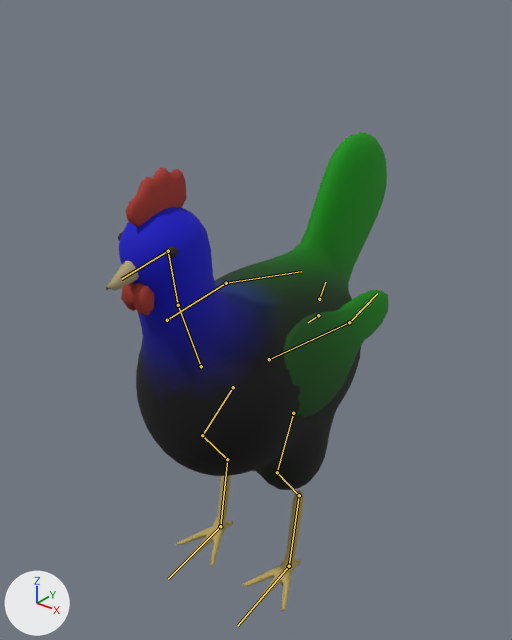
Before and after pictures for a commit that changed the glTF model assets/beast_hen.glb.
Camera for both pictures: a camera (50 mm lens) standing at (0.389, -0.487, 0.598) and looking at (-0.021, 0.025, 0.281). Every picture has the same lights, and +X, +Y and +Z are marked at lower left. The picture after the commit comes second. The bones that bend it are drawn over the model as lines.

In view in the first picture: 'beast_hen_feather', 'beast_hen_horn'.
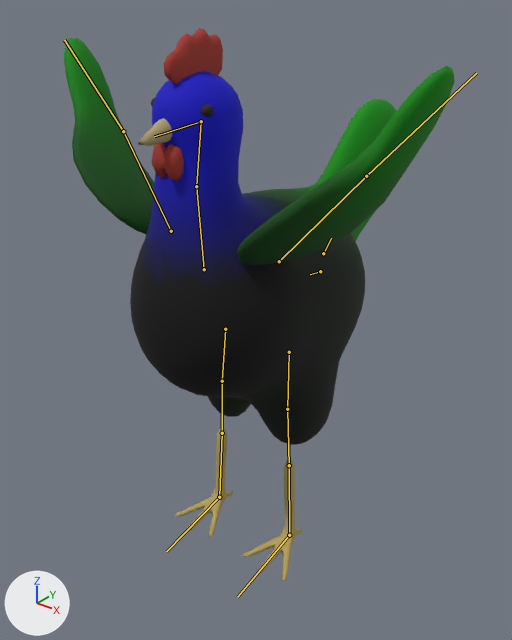
The newer file adds an action. The first version stands in its rest pose; the second is drawn at frame 20 of the action 'flap'.

Changed parts and their boxes [x1, y1, x2, y2] in the pictures (512 x 640 px):
'beast_hen_feather', posed (45% wider, 14% taller)
    before: [119, 132, 388, 490]
    after: [64, 38, 455, 445]
'beast_hen_horn', posed (17% narrower, 25% taller)
    before: [106, 168, 304, 611]
    after: [138, 28, 302, 581]
bone 'body', root to tip
    before: (318, 315) to (308, 322)
    after: (320, 271) to (310, 274)
bone 'neck', root to tip
    before: (201, 366) to (178, 305)
    after: (204, 269) to (196, 186)
bone 'neck2', root to tip
    before: (178, 305) to (168, 251)
    after: (196, 186) to (201, 121)
bone 'head', root to tip
    before: (168, 251) to (121, 279)
    after: (201, 121) to (154, 136)
bone 'tail1', root to tip
    before: (319, 299) to (325, 282)
    after: (323, 253) to (331, 238)
bone 'thigh.L', root to tip
    before: (293, 413) to (277, 472)
    after: (289, 352) to (287, 409)
bone 'shin.L', root to tip
    before: (277, 472) to (299, 495)
    after: (287, 409) to (289, 465)
bone 'hock.L', root to tip
    before: (299, 495) to (289, 566)
    after: (289, 465) to (289, 535)
bone 'htoe.L', root to tip
    before: (289, 566) to (237, 626)
    after: (289, 535) to (237, 597)
bone 'thigh.R', root to tip
    before: (233, 387) to (202, 435)
    after: (225, 329) to (222, 381)
bone 'shin.R', root to tip
    before: (202, 435) to (227, 459)
    after: (222, 381) to (222, 433)
bone 'hock.R', root to tip
    before: (227, 459) to (220, 526)
    after: (222, 433) to (219, 497)
bone 'htoe.R', root to tip
    before: (220, 526) to (168, 579)
    after: (219, 497) to (166, 551)
bone 'wing1.L', root to tip
    before: (269, 359) to (349, 322)
    after: (279, 261) to (366, 176)
bone 'wing2.L', root to tip
    before: (349, 322) to (377, 293)
    after: (366, 176) to (476, 73)
bone 'wing1.R', root to tip
    before: (167, 320) to (226, 283)
    after: (171, 231) to (123, 131)
bone 'wing2.R', root to tip
    before: (226, 283) to (301, 271)
    after: (123, 131) to (64, 40)

The change, as a diff of the scene's bpy script:
```diff
--- a/assets/beast_hen.glb.py
+++ b/assets/beast_hen.glb.py
@@ bone_body @@
 bone_body = bpy.data.objects['beast_hen_rig'].pose.bones['body']
-bone_body.location = (0.0, 0.0, 0.0)
-bone_body.rotation_quaternion = (1.0, 0.0, 0.0, 0.0)  # degrees (0, 0, 0)
+bone_body.location = (0.0, -0.0026, -0.0521)
+bone_body.rotation_quaternion = (0.995, -0.105, 0.0, 0.0)  # degrees (-12, 0, 0)
@@ bone_neck @@
 bone_neck = bpy.data.objects['beast_hen_rig'].pose.bones['neck']  # child of 'body'
-bone_neck.rotation_quaternion = (1.0, 0.0, 0.0, 0.0)  # degrees (0, 0, 0)
+bone_neck.rotation_quaternion = (1.0, -0.026, 0.0, 0.0)  # degrees (-3, 0, 0)
@@ bone_neck2 @@
 bone_neck2 = bpy.data.objects['beast_hen_rig'].pose.bones['neck2']  # child of 'neck'
-bone_neck2.rotation_quaternion = (1.0, 0.0, 0.0, 0.0)  # degrees (0, 0, 0)
+bone_neck2.rotation_quaternion = (1.0, -0.026, 0.0, 0.0)  # degrees (-3, 0, 0)
@@ bone_head @@
 bone_head = bpy.data.objects['beast_hen_rig'].pose.bones['head']  # child of 'neck2'
-bone_head.rotation_quaternion = (1.0, 0.0, 0.0, 0.0)  # degrees (0, 0, 0)
+bone_head.rotation_quaternion = (0.993, 0.118, 0.0, 0.0)  # degrees (14, 0, 0)
@@ bone_tail1 @@
 bone_tail1 = bpy.data.objects['beast_hen_rig'].pose.bones['tail1']  # child of 'body'
-bone_tail1.rotation_quaternion = (1.0, 0.0, 0.0, 0.0)  # degrees (0, 0, 0)
+bone_tail1.rotation_quaternion = (0.999, -0.036, 0.0, 0.0)  # degrees (-4, 0, 0)
@@ bone_thigh_l @@
 bone_thigh_l = bpy.data.objects['beast_hen_rig'].pose.bones['thigh.L']  # child of 'body'
-bone_thigh_l.rotation_quaternion = (1.0, 0.0, 0.0, 0.0)  # degrees (0, 0, 0)
+bone_thigh_l.rotation_quaternion = (0.906, 0.417, 0.044, 0.054)  # degrees (50, 2, 8)
@@ bone_shin_l @@
 bone_shin_l = bpy.data.objects['beast_hen_rig'].pose.bones['shin.L']  # child of 'thigh.L'
-bone_shin_l.rotation_quaternion = (1.0, 0.0, 0.0, 0.0)  # degrees (0, 0, 0)
+bone_shin_l.rotation_quaternion = (0.804, -0.589, -0.053, -0.063)  # degrees (-72, -9, -2)
@@ bone_hock_l @@
 bone_hock_l = bpy.data.objects['beast_hen_rig'].pose.bones['hock.L']  # child of 'shin.L'
-bone_hock_l.rotation_quaternion = (1.0, 0.0, 0.0, 0.0)  # degrees (0, 0, 0)
+bone_hock_l.rotation_quaternion = (0.93, 0.368, -0.001, 0.0)  # degrees (43, 0, 0)
@@ bone_htoe_l @@
 bone_htoe_l = bpy.data.objects['beast_hen_rig'].pose.bones['htoe.L']  # child of 'hock.L'
-bone_htoe_l.rotation_quaternion = (1.0, 0.0, 0.0, 0.0)  # degrees (0, 0, 0)
+bone_htoe_l.rotation_quaternion = (0.999, -0.048, -0.022, 0.005)  # degrees (-5, -2, 1)
@@ bone_thigh_r @@
 bone_thigh_r = bpy.data.objects['beast_hen_rig'].pose.bones['thigh.R']  # child of 'body'
-bone_thigh_r.rotation_quaternion = (1.0, 0.0, 0.0, 0.0)  # degrees (0, 0, 0)
+bone_thigh_r.rotation_quaternion = (0.906, 0.417, -0.044, -0.054)  # degrees (50, -2, -8)
@@ bone_shin_r @@
 bone_shin_r = bpy.data.objects['beast_hen_rig'].pose.bones['shin.R']  # child of 'thigh.R'
-bone_shin_r.rotation_quaternion = (1.0, 0.0, 0.0, 0.0)  # degrees (0, 0, 0)
+bone_shin_r.rotation_quaternion = (0.804, -0.589, 0.053, 0.063)  # degrees (-72, 9, 2)
@@ bone_hock_r @@
 bone_hock_r = bpy.data.objects['beast_hen_rig'].pose.bones['hock.R']  # child of 'shin.R'
-bone_hock_r.rotation_quaternion = (1.0, 0.0, 0.0, 0.0)  # degrees (0, 0, 0)
+bone_hock_r.rotation_quaternion = (0.93, 0.368, 0.001, 0.0)  # degrees (43, 0, 0)
@@ bone_htoe_r @@
 bone_htoe_r = bpy.data.objects['beast_hen_rig'].pose.bones['htoe.R']  # child of 'hock.R'
-bone_htoe_r.rotation_quaternion = (1.0, 0.0, 0.0, 0.0)  # degrees (0, 0, 0)
+bone_htoe_r.rotation_quaternion = (0.999, -0.048, 0.022, -0.005)  # degrees (-5, 2, -1)
@@ bone_wing1_l @@
 bone_wing1_l = bpy.data.objects['beast_hen_rig'].pose.bones['wing1.L']  # child of 'body'
-bone_wing1_l.rotation_quaternion = (1.0, 0.0, 0.0, 0.0)  # degrees (0, 0, 0)
+bone_wing1_l.rotation_quaternion = (0.333, -0.159, -0.646, -0.668)  # degrees (-99, -140, 18)
@@ bone_wing2_l @@
 bone_wing2_l = bpy.data.objects['beast_hen_rig'].pose.bones['wing2.L']  # child of 'wing1.L'
-bone_wing2_l.rotation_quaternion = (1.0, 0.0, 0.0, 0.0)  # degrees (0, 0, 0)
+bone_wing2_l.rotation_quaternion = (0.983, 0.0, 0.0, -0.182)  # degrees (0, 0, -21)
@@ bone_wing1_r @@
 bone_wing1_r = bpy.data.objects['beast_hen_rig'].pose.bones['wing1.R']  # child of 'body'
-bone_wing1_r.rotation_quaternion = (1.0, 0.0, 0.0, 0.0)  # degrees (0, 0, 0)
+bone_wing1_r.rotation_quaternion = (0.333, -0.159, 0.646, 0.668)  # degrees (-99, 140, -18)
@@ bone_wing2_r @@
 bone_wing2_r = bpy.data.objects['beast_hen_rig'].pose.bones['wing2.R']  # child of 'wing1.R'
-bone_wing2_r.rotation_quaternion = (1.0, 0.0, 0.0, 0.0)  # degrees (0, 0, 0)
+bone_wing2_r.rotation_quaternion = (0.983, 0.0, 0.0, 0.182)  # degrees (0, 0, 21)
```
